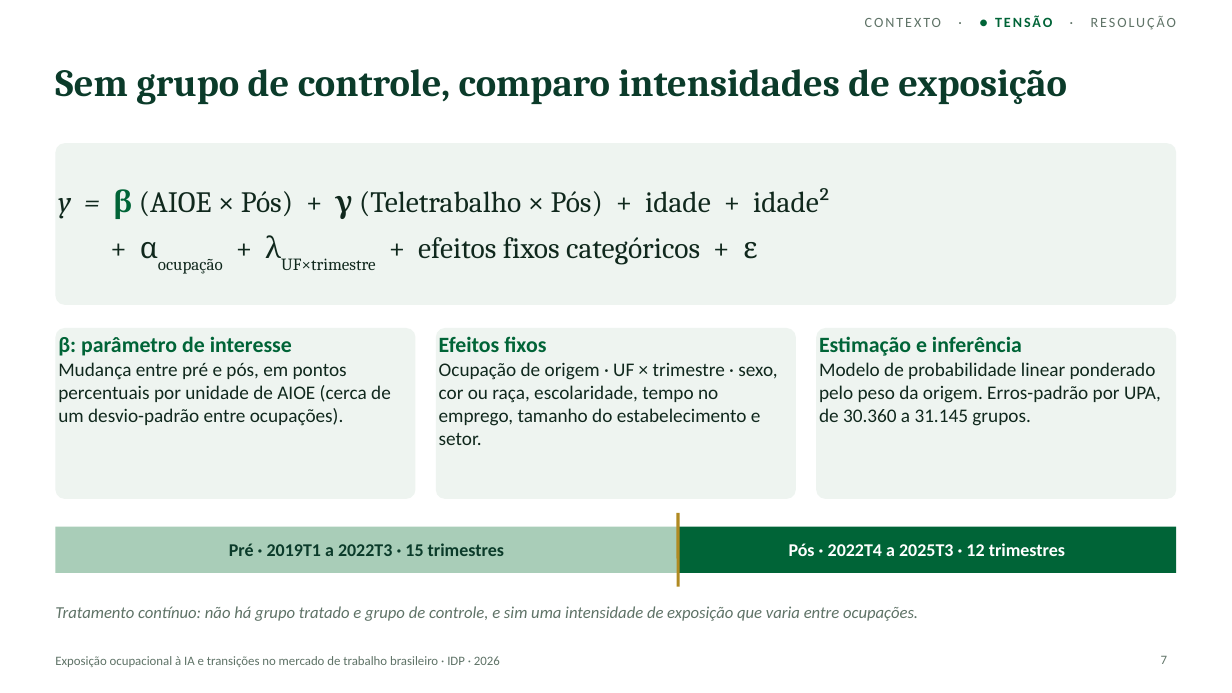
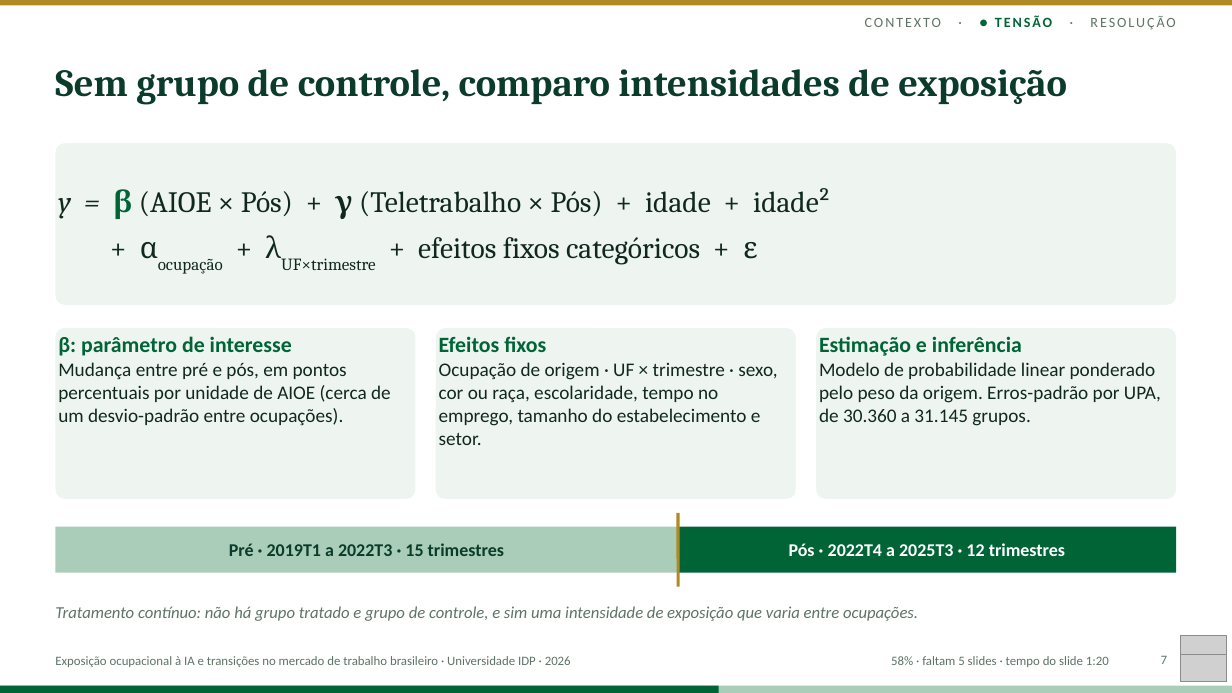
Before and after one commit to rickpalmeiras-design/IDP, a slide deck: slide 7 of apresentacao/apresentacao_dissertacao_oficial.pptx. Drawn at 1232x693 pixels with LibreOffice and Linux fonts; fonts in the diff are those of the drawing; grey boxes stand for pictures. Boxes give left, top, right and bottom in pixels: in the first picture for what was removed or moved away, otherwise in the second. Text is boxed around its words. In the diff, an @@ line names an element or a change of style, - is before the commit and + after.

```diff
--- a/apresentacao/apresentacao_dissertacao_oficial.pptx
+++ b/apresentacao/apresentacao_dissertacao_oficial.pptx
@@ rectangle added at (0,0,1232,6), fill #B08A22 @@
@@ text at (55,656,571,667): text changed @@
-Exposição ocupacional à IA e transições no mercado de trabalho brasileiro · IDP · 2026
+Exposição ocupacional à IA e transições no mercado de trabalho brasileiro · Universidade IDP · 2026
@@ text added at (891,656,1109,667), 10 pt, text #5F7367 @@
+58% · faltam 5 slides · tempo do slide 1:20
@@ picture added at (1180,636,1226,682) @@
@@ picture added at (1180,655,1226,682) @@
@@ rectangle added at (0,686,1232,693), fill #A9CDB8 @@
@@ rectangle added at (0,686,719,693), fill #006437 @@
```
Also in this commit, not shown: 11 other slides changed.
